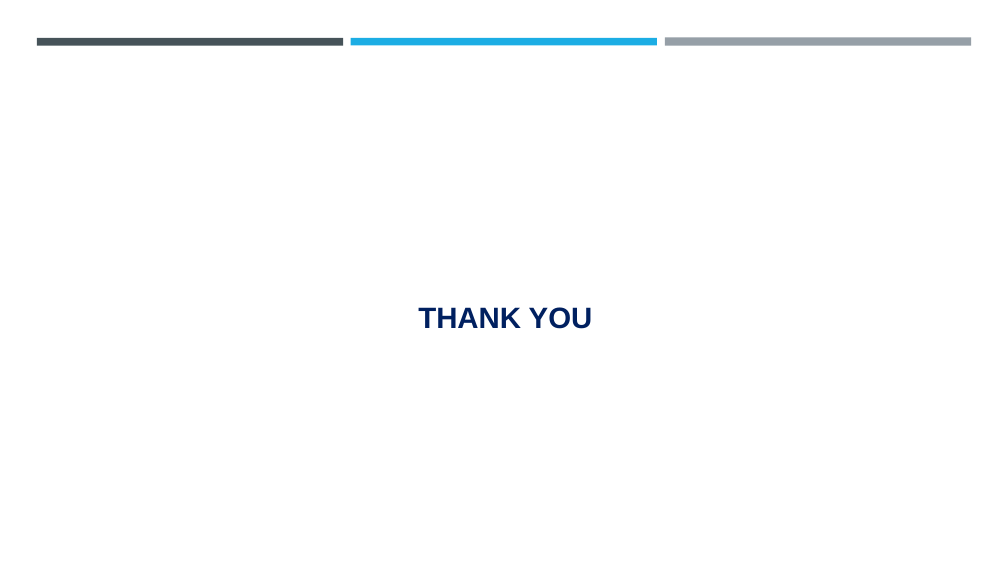
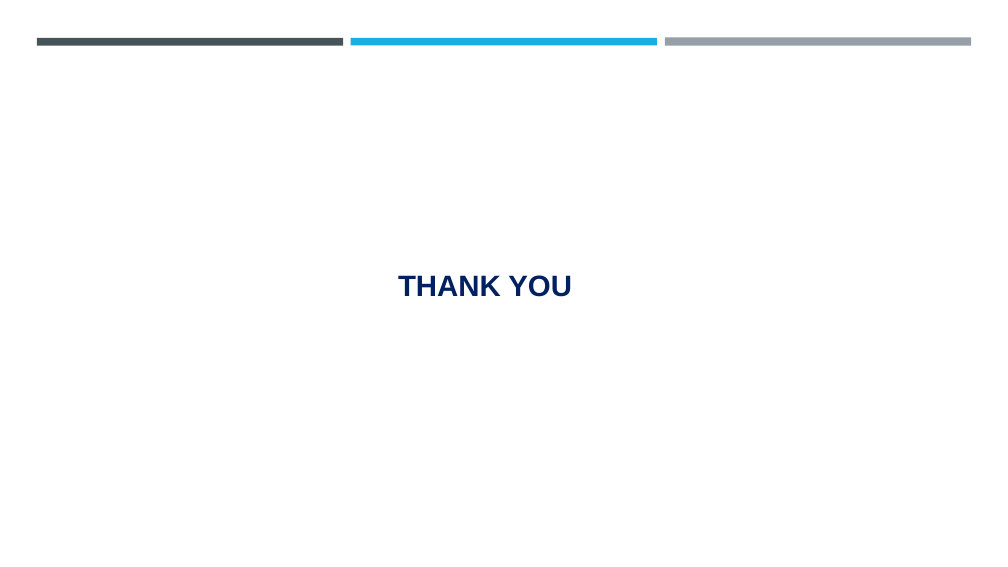
Before and after one commit to Misba810/aictesteganography, a slide deck: slide 11 of Project ppt.pptx. Drawn at 1008x567 pixels with LibreOffice and Linux fonts; fonts in the diff are those of the drawing; background and template pictures are left out. Boxes give left, top, right and bottom in pixels: in the first picture for what was removed or moved away, otherwise in the second. Text is boxed around its words. In the diff, an @@ line names an element or a change of style, - is before the commit and + after.

```diff
--- a/Project ppt.pptx
+++ b/Project ppt.pptx
@@ title "THANK YOU": place and size @@
-title "THANK YOU" at [418,307,593,329]
+title "THANK YOU" at [398,275,572,297]
```
Also in this commit, not shown: 7 other slides changed.
